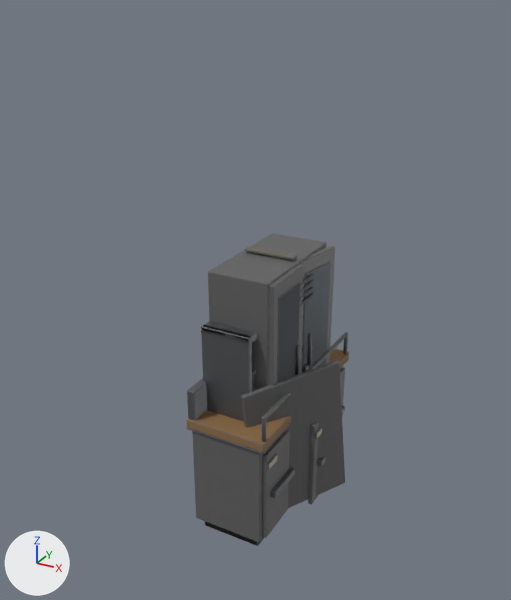
An edit to the Blender file Assets/Game/Art/Models/_Source~/components/props/wall_locker.blend, drawn before and after from the same camera.
The view is the same before and after, from a 50 mm lens placed at (2.32, -4.02, 3.56), pointed at (0.1, 0.0, 1.55). Arrows for +X, +Y and +Z are at lower left; the lights stay in place. The picture after the commit comes second. Mesh edges are drawn as thin lines on the coarser meshes.

The scene before the commit, as lines of its bpy script (objects in view):
```python
ob_mesh_walllocker_bank = bpy.data.objects.new('Mesh_WallLocker_Bank', me_mesh_walllocker_bank)
ob_mesh_walllocker_bank.location = (0.0, 0.0, 0.0)
ob_mesh_walllocker_dented = bpy.data.objects.new('Mesh_WallLocker_Dented', me_mesh_walllocker_dented)
ob_mesh_walllocker_dented.location = (0.0, 0.0, 0.0)
ob_mesh_walllocker_openshelf = bpy.data.objects.new('Mesh_WallLocker_OpenShelf', me_mesh_walllocker_openshelf)
ob_mesh_walllocker_openshelf.location = (0.0, 0.0, 0.0)
# also in view: 'Mesh_WallLocker_Tall' at (0.27, 0.0, 0.96)
```
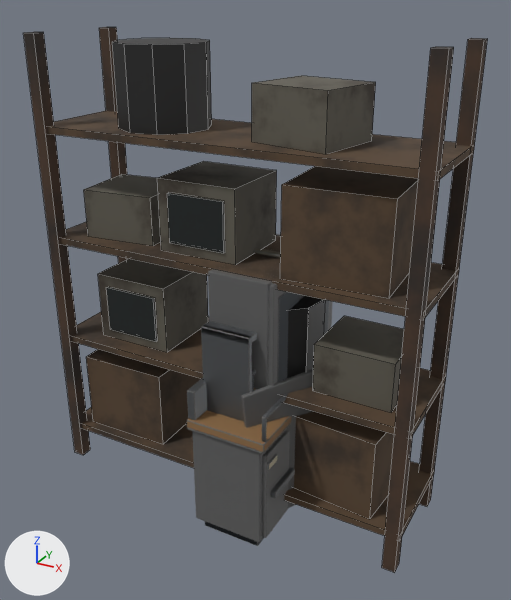
Where the change shows, as pixel boxes (x1, y1, x2, y2) in the pictures (511 x 600 px):
'Mesh_WallLocker_ScrapRack', added
    after: (24, 27, 487, 572)
    faces in mat_mat_sattower_int_timber: (47, 111, 475, 541)
    faces in mat_mat_sattower_int_consolebeige: (84, 76, 404, 412)
    faces in mat_mat_sattower_int_ruststeel: (24, 27, 487, 572)
    faces in mat_mat_sattower_int_cable (black #212121): (112, 38, 325, 378)
    faces in mat_mat_sattower_int_screendead (black #1d2222): (106, 193, 225, 341)
'Mesh_WallLocker_Dented', unchanged, covered by the edit
    before: (241, 360, 345, 508)
    after: (241, 369, 313, 508)

The change, as a list of edits to the scene's bpy script:
```text
Add mat_mat_sattower_int_paintteal:
    mat_mat_sattower_int_paintteal = bpy.data.materials.new('MAT_SatTower_Int_PaintTeal')
    # nodes: BsdfPrincipled, OutputMaterial, TexCoord, TexNoise, ValToRGB
    # colours: dark cyan #3c5250, brown #523827
Add mat_mat_sattower_int_ruststeel:
    mat_mat_sattower_int_ruststeel = bpy.data.materials.new('MAT_SatTower_Int_RustSteel')
    # nodes: BsdfPrincipled, OutputMaterial, TexCoord, TexNoise, ValToRGB
    # colours: brown #4b3729, dark grey #302924
Add mat_mat_sattower_int_timber:
    mat_mat_sattower_int_timber = bpy.data.materials.new('MAT_SatTower_Int_Timber')
    # nodes: BsdfPrincipled, OutputMaterial, TexCoord, TexNoise, ValToRGB
    # colours: brown #594532, brown #3c3027
Add mat_mat_sattower_int_consolebeige:
    mat_mat_sattower_int_consolebeige = bpy.data.materials.new('MAT_SatTower_Int_ConsoleBeige')
    # nodes: BsdfPrincipled, OutputMaterial, TexCoord, TexNoise, ValToRGB
    # colours: dark grey #615d52, brown #3c342b
Add mat_mat_sattower_int_screendead:
    mat_mat_sattower_int_screendead = principled_material('MAT_SatTower_Int_ScreenDead')
    mat_mat_sattower_int_screendead.base_color = (0.012, 0.016, 0.016)  # black #1d2222
    mat_mat_sattower_int_screendead.roughness = 0.15
Add mat_mat_sattower_int_cable:
    mat_mat_sattower_int_cable = principled_material('MAT_SatTower_Int_Cable')
    mat_mat_sattower_int_cable.base_color = (0.015, 0.015, 0.015)  # black #212121
Add me_mesh_walllocker_scraprack:
    me_mesh_walllocker_scraprack.from_pydata(...)  # 204 vertices, 144 faces; spans x 8.47..10.43, y -5.95..-3.07, z 4.59..7.89
    # faces by material slot: [42, 24, 12, 30, 12, 24]
    me_mesh_walllocker_scraprack.materials.append(mat_mat_sattower_int_timber)
    me_mesh_walllocker_scraprack.materials.append(mat_mat_sattower_int_ruststeel)
    me_mesh_walllocker_scraprack.materials.append(mat_mat_sattower_int_paintteal)
    me_mesh_walllocker_scraprack.materials.append(mat_mat_sattower_int_consolebeige)
    me_mesh_walllocker_scraprack.materials.append(mat_mat_sattower_int_screendead)  # black #1d2222
    me_mesh_walllocker_scraprack.materials.append(mat_mat_sattower_int_cable)  # black #212121
Add ob_mesh_walllocker_scraprack:
    ob_mesh_walllocker_scraprack = bpy.data.objects.new('Mesh_WallLocker_ScrapRack', me_mesh_walllocker_scraprack)
    ob_mesh_walllocker_scraprack.location = (0.0, -10.475, -4.59)
    ob_mesh_walllocker_scraprack.rotation_euler = (0.0, 0.0, 2.016)  # degrees (0, 0, 116)
```
